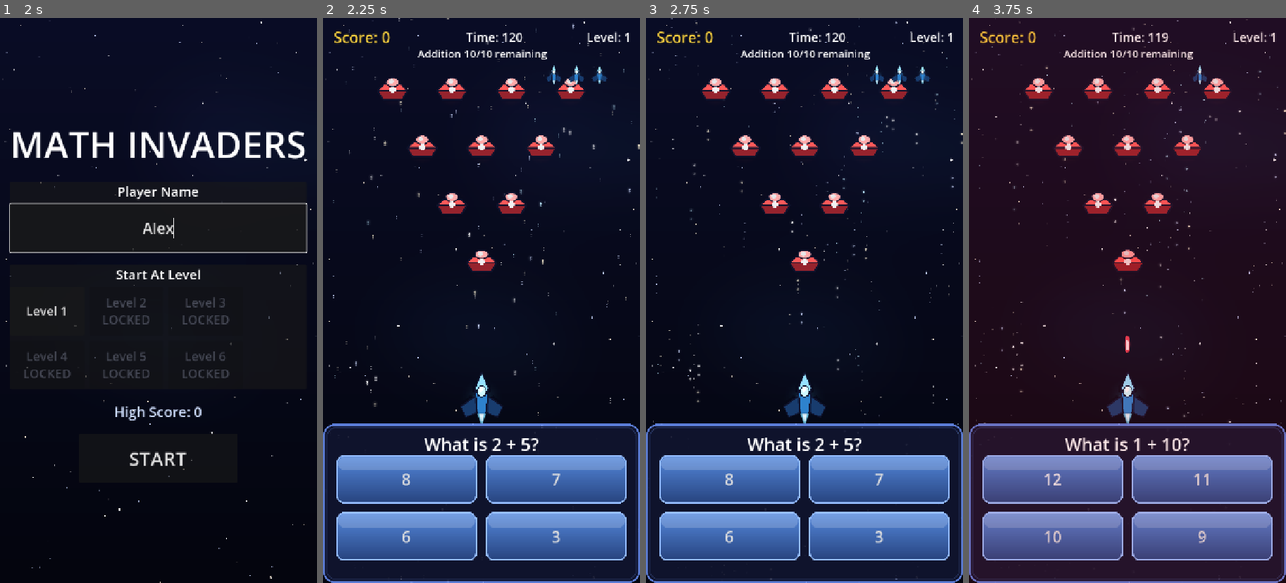
Above: before the commit, frames 1-4 (left to right).
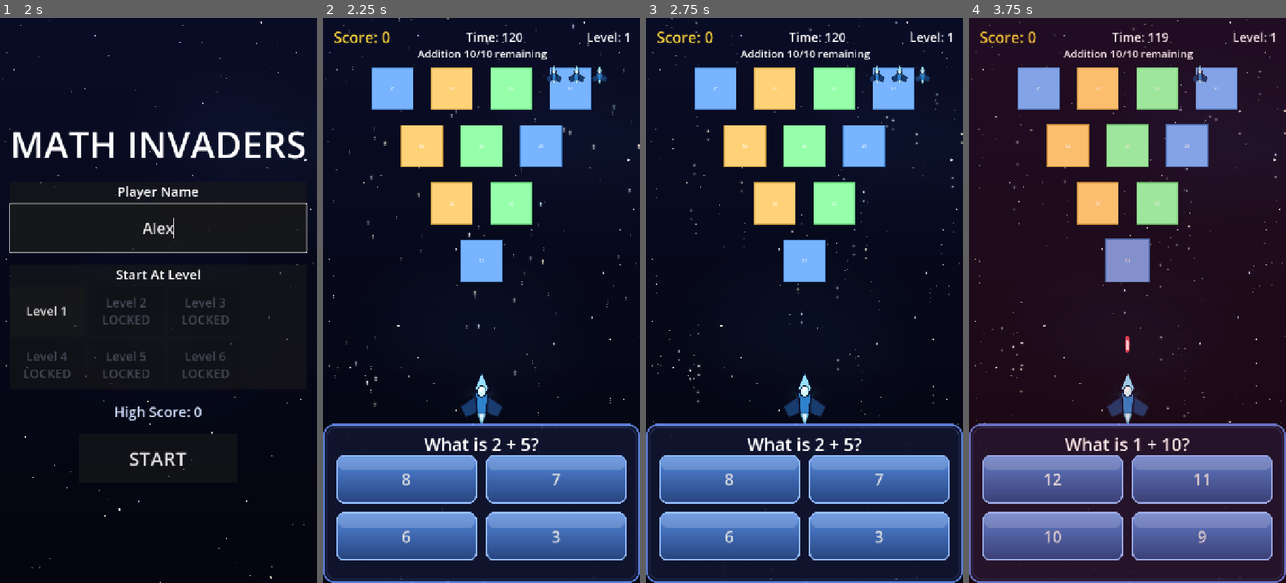
Above: after the commit, the same moments.

Repository: rajeshja/Math-Invaders-SDD
Game: Godot game, scene res://scenes/splash_screen.tscn
Same seed, same stepped clock (60 frames per second), same inputs: the game is played once before the commit and once after it. Sound files missing from this copy of the repository are replaced by a short silence.
Inputs (mouse positions are in pixels of both pictures, inside the frame that each line leads up to):
- Up to frame 1 (2 s): tap Enter at 0.5 s; move the mouse to (228, 272) at 0.52 s; hold Shift 0.53-1.25 s; click (228, 272) at 0.67 s; click (158, 227) at 1.27 s; type "Alex" at 1.35 s
- Up to frame 2 (2.25 s): click "Level 1" at 2 s
- Up to frame 3 (2.75 s): no input
- Up to frame 4 (3.75 s): click "8" at 2.75 s; click "18" at 3.5 s

Frame 1 is identical in both runs. In frame 2, 9.8% of the frame differs, in the area x 15-85%, y 8-47%; in frame 3, 9.8%; in frame 4, 10%.

Commit message:
Completed Phase 18.

Diff:
--- a/resources/levels/level_1.tres
+++ b/resources/levels/level_1.tres
@@ -13,3 +13,4 @@
 allow_unlike_denominators = false
 max_decimal_places = 0
 points_per_question = 1
+wave_enemy_textures = [["res://assets/images/enemies/ship1.png", "res://assets/images/enemies/ship2.png", "res://assets/images/enemies/ship3.png"]]
--- a/scripts/enemy.gd
+++ b/scripts/enemy.gd
@@ -61,11 +61,15 @@
 
 
 ## Sets category + linked question and swaps the sprite texture for the
-## category (Phase 2 FR2.7 / Phase 3 FR3.6).
-func setup(p_category: String, p_question: Dictionary) -> void:
+## category (Phase 2 FR2.7 / Phase 3 FR3.6). `texture_override`
+## (Phase 18 FR18.5) applies AFTER the category default so configured
+## per-wave images win; empty overrides change nothing.
+func setup(p_category: String, p_question: Dictionary, texture_override: String = "") -> void:
 	category = p_category
 	linked_question = p_question
 	_apply_category_texture()
+	if texture_override != "":
+		_apply_override_texture(texture_override)
 
 
 func _apply_category_texture() -> void:
@@ -73,6 +77,13 @@
 		return
 	var path: String = CATEGORY_TEXTURES.get(category, "")
 	if path == "":
+		return
+	if ResourceLoader.exists(path):
+		_sprite.texture = load(path)
+
+
+func _apply_override_texture(path: String) -> void:
+	if _sprite == null:
 		return
 	if ResourceLoader.exists(path):
 		_sprite.texture = load(path)
--- a/scripts/level_config.gd
+++ b/scripts/level_config.gd
@@ -63,6 +63,30 @@
 ## Values below 1 clamp to 1 at resolution time (FR17.2).
 @export var points_per_question: int = 1
 
+@export_group("Wave Visuals")
+## Per-wave enemy image overrides (Phase 18 FR18.1), index-aligned with
+## category_sequence: element i lists texture path Strings for the wave at
+## category_sequence[i]. Within a wave, spawn slot k uses element
+## k % set.size() (cycling). Empty outer array / empty elements mean "use
+## the category default sprite".
+@export var wave_enemy_textures: Array = []
+
+
+## Normalized per-index texture sets (FR18.1): one Array[String] per wave,
+## empty when unset; malformed elements (non-String entries, non-Array
+## elements) are tolerated by being dropped, so bad authored data can
+## never crash spawning.
+func resolved_wave_texture_sets() -> Array:
+	var sets: Array = []
+	for i in range(category_sequence.size()):
+		var normalized: Array[String] = []
+		if i < wave_enemy_textures.size() and wave_enemy_textures[i] is Array:
+			for entry in wave_enemy_textures[i]:
+				if entry is String and not (entry as String).is_empty():
+					normalized.append(entry)
+		sets.append(normalized)
+	return sets
+
 ## One-time warning guard so an invalid authored value logs exactly once
 ## instead of spamming every level start (FR17.2).
 static var _warned_invalid_points := false
--- a/scripts/level_manager.gd
+++ b/scripts/level_manager.gd
@@ -94,6 +94,8 @@
 	wave_manager.set_category_sequence(category_sequence)
 	if wave_manager.has_method("set_generation_options"):
 		wave_manager.set_generation_options(config.generation_options())
+	if wave_manager.has_method("set_wave_texture_sets"):
+		wave_manager.set_wave_texture_sets(config.resolved_wave_texture_sets())
 	GameManager.reset_lives()
 	GameManager.start_level_timer(maxf(1.0, config.time_limit_seconds))
 	_lives_lost_this_level = 0
--- a/scripts/wave_manager.gd
+++ b/scripts/wave_manager.gd
@@ -71,6 +71,9 @@
 ## LevelConfig's procedural-generation parameters for the active level
 ## (Phase 9 FR9.4); passed through to every generate_question() call.
 var generation_options: Dictionary = {}
+## Per-wave enemy texture overrides for the active level (Phase 18
+## FR18.1/FR18.4), index-aligned with category_sequence.
+var wave_texture_sets: Array = []
 
 var current_category: String = ""
 var enemies_remaining: int = 0
@@ -96,6 +99,9 @@
 	current_category = ""
 	enemies_remaining = 0
 	_sequence_index = -1
+	# Phase 18 FR18.4: a restarted session must not leak the previous
+	# level's art; start_level() re-forwards fresh sets anyway.
+	wave_texture_sets = []
 	_clear_container()
 
 
@@ -113,6 +119,13 @@
 ## Applies the active level's generation options (Phase 9 FR9.4).
 func set_generation_options(options: Dictionary) -> void:
 	generation_options = options.duplicate()
+
+
+## Stores the active level's per-wave enemy texture sets (Phase 18
+## FR18.4), index-aligned with category_sequence. Empty inner sets mean
+## "category default" for that wave.
+func set_wave_texture_sets(sets: Array) -> void:
+	wave_texture_sets = sets.duplicate(true)
 
 
 func start_wave(category: String, wave_difficulty: int = -1) -> void:
@@ -123,18 +136,50 @@
 	_pending_hit_enemies.clear()
 	enemies_per_wave = GameConfig.get_enemies_per_wave()
 
-	for i in range(enemies_per_wave):
+	var slot_overrides := _resolved_slot_paths(_texture_set_for_current_index())
+
+	for k in range(enemies_per_wave):
 		var enemy := enemy_scene.instantiate()
 		enemies_container.add_child(enemy)
-		enemy.position = _formation_position(i)
+		enemy.position = _formation_position(k)
 		var question: Dictionary = question_generator.generate_question(category, difficulty, generation_options)
 		if enemy.has_method("setup"):
-			enemy.setup(category, question)
+			enemy.setup(category, question,
+					slot_overrides[k] if k < slot_overrides.size() else "")
 
 	enemies_remaining = enemies_per_wave
 	wave_progress_updated.emit(current_category, enemies_remaining, enemies_per_wave)
 	_active_enemy = get_active_enemy()
 	_emit_active_question()
+
+
+## The texture set aligned to the SAME sequence index used for category
+## selection (Phase 18 FR18.4); empty when unset or out of range.
+func _texture_set_for_current_index() -> Array:
+	if _sequence_index < 0 or _sequence_index >= wave_texture_sets.size():
+		return []
+	var element: Variant = wave_texture_sets[_sequence_index]
+	return element if element is Array else []
+
+
+## Resolves one path per spawn slot via the FR18.2 modulo rule, with the
+## FR18.3 fallbacks: missing/empty entries fall back to the category
+## default (empty string), warning ONCE per unique bad path per wave.
+func _resolved_slot_paths(texture_set: Array) -> Array[String]:
+	var paths: Array[String] = []
+	if texture_set.is_empty():
+		return paths
+	var warned := {}
+	for k in range(GameConfig.get_enemies_per_wave()):
+		var raw: Variant = texture_set[k % texture_set.size()]
+		var path := str(raw)
+		if path != "" and not ResourceLoader.exists(path):
+			if not warned.has(path):
+				warned[path] = true
+				push_warning("WaveManager: wave texture '%s' is missing; using the category default for those slots." % path)
+			path = ""
+		paths.append(path)
+	return paths
 
 
 ## Starts the first wave of the configured category_sequence. Convenience
--- a/test/unit/test_level_config.gd
+++ b/test/unit/test_level_config.gd
@@ -160,6 +160,57 @@
 	assert_eq(level_five.resolved_points_per_question(), 3)
 
 
+## Phase 18 FR18.1: wave texture sets default empty and normalize into
+## per-index String arrays aligned with category_sequence.
+func test_wave_enemy_textures_default_empty_and_align() -> void:
+	var config := LevelConfig.new()
+	config.category_sequence = ["a", "b", "c"] as Array[String]
+
+	var sets: Array = config.resolved_wave_texture_sets()
+	assert_eq(sets.size(), 3, "one slot per sequence entry")
+	for set_array in sets:
+		assert_eq(set_array.size(), 0, "unset waves resolve to empty sets")
+
+
+func test_wave_enemy_textures_partial_configuration_pads_with_empty() -> void:
+	var config := LevelConfig.new()
+	config.category_sequence = ["a", "b", "c"] as Array[String]
+	config.wave_enemy_textures = [["res://x.png"]]
+
+	var sets: Array = config.resolved_wave_texture_sets()
+	assert_eq(sets[0].size(), 1)
+	assert_eq(str(sets[0][0]), "res://x.png")
+	assert_eq(sets[1].size(), 0, "unconfigured later waves stay default")
+	assert_eq(sets[2].size(), 0)
+
+
+func test_wave_enemy_textures_tolerates_malformed_elements() -> void:
+	var config := LevelConfig.new()
+	config.category_sequence = ["a", "b", "c"] as Array[String]
+	config.wave_enemy_textures = [
+		"not_an_array",                       # whole element malformed
+		["res://ok.png", 42, "", null],       # mixed junk entries
+		{"dict": true},
+	]
+
+	var sets: Array = config.resolved_wave_texture_sets()
+	assert_eq(sets[0].size(), 0, "non-array elements resolve empty")
+	assert_eq(sets[1].size(), 1, "only valid non-empty strings survive")
+	assert_eq(str(sets[1][0]), "res://ok.png")
+	assert_eq(sets[2].size(), 0)
+
+
+func test_level_one_ships_the_three_image_demo() -> void:
+	var level_one: LevelConfig = load(LEVEL_PATHS[0])
+	assert_eq(level_one.wave_enemy_textures.size(), 1,
+			"FR18.7: Wave 1 demonstrates the three-image set")
+	var wave_one_set: Array = level_one.wave_enemy_textures[0]
+	assert_eq(wave_one_set.size(), 3)
+	for path in wave_one_set:
+		assert_true(ResourceLoader.exists(str(path)),
+				"demo placeholder art exists (%s)" % str(path))
+
+
 ## FR9.3/NFR9.1: fraction and decimal rules must be Inspector-editable
 ## fields on the resource itself.
 func test_fraction_and_decimal_rule_exports_exist_on_the_resource() -> void:
--- a/test/unit/test_wave_manager.gd
+++ b/test/unit/test_wave_manager.gd
@@ -240,3 +240,108 @@
 
 	for id in second_wave_ids:
 		assert_false(first_wave_ids.has(id), "fresh spawn must not reuse stale instances from the previous wave")
+
+
+## -- Phase 18: per-wave enemy texture sets ------------------------------------
+
+const SHIP1 := "res://assets/images/enemies/ship1.png"
+const SHIP2 := "res://assets/images/enemies/ship2.png"
+const SHIP3 := "res://assets/images/enemies/ship3.png"
+const DEFAULT_ADDITION_TEX := "res://assets/images/enemies/enemy_ship_addition.png"
+
+
+func _spawned_texture_paths() -> Array:
+	var paths: Array = []
+	for enemy in enemies_container.get_children():
+		var texture: Texture2D = enemy._sprite.texture
+		paths.append(texture.resource_path)
+	return paths
+
+
+func _texture_sequence(sequence: Array, sets: Array) -> void:
+	var typed: Array[String] = []
+	for entry in sequence:
+		typed.append(entry)
+	wave_manager.set_category_sequence(typed)
+	wave_manager.set_wave_texture_sets(sets)
+	wave_manager.start_first_wave()
+
+
+func test_three_image_set_cycles_in_formation_order() -> void:
+	_texture_sequence(["integer_addition"], [[SHIP1, SHIP2, SHIP3]])
+
+	var expected := [
+		SHIP1, SHIP2, SHIP3, SHIP1, SHIP2, SHIP3, SHIP1, SHIP2, SHIP3, SHIP1,
+	]
+	assert_eq(_spawned_texture_paths(), expected,
+			"FR18.2: slot k uses set element k %% set size")
+
+
+func test_single_image_set_applies_to_all_ten() -> void:
+	_texture_sequence(["integer_addition"], [[SHIP2]])
+
+	var expected := []
+	for i in range(10):
+		expected.append(SHIP2)
+	assert_eq(_spawned_texture_paths(), expected, "FR18.6: one-image sets repeat")
+
+
+func test_empty_set_uses_category_default_for_all_ten() -> void:
+	_texture_sequence(["integer_addition"], [[]])
+
+	var expected := []
+	for i in range(10):
+		expected.append(DEFAULT_ADDITION_TEX)
+	assert_eq(_spawned_texture_paths(), expected,
+			"FR18.3: empty sets keep the category sprite")
+
+
+func test_no_sets_at_all_matches_phase_17_behavior() -> void:
+	wave_manager.start_wave("integer_addition")
+
+	var expected := []
+	for i in range(10):
+		expected.append(DEFAULT_ADDITION_TEX)
+	assert_eq(_spawned_texture_paths(), expected,
+			"NFR18.2: unset overrides are byte-identical to prior behavior")
+
+
+func test_missing_path_warns_once_and_falls_back_per_slot() -> void:
+	var bogus := "res://assets/images/enemies/no_such_ship.png"
+	_texture_sequence(["integer_addition"], [[SHIP1, bogus]])
+
+	var paths := _spawned_texture_paths()
+	# Slots cycle a 2-set: even slots SHIP1, odd slots fallback default.
+	for k in range(paths.size()):
+		if k % 2 == 0:
+			assert_eq(paths[k], SHIP1, "valid slots keep their image")
+		else:
+			assert_eq(paths[k], DEFAULT_ADDITION_TEX,
+					"bogus slot falls back to the category default")
+	assert_push_warning("no_such_ship", "one warning per missing path per wave")
+
+
+func test_advancing_waves_pick_the_next_index_set() -> void:
+	_texture_sequence(
+			["integer_addition", "integer_subtraction"],
+			[[SHIP1, SHIP2], [SHIP3]])
+
+	assert_eq(_spawned_texture_paths()[0], SHIP1,
+			"wave 1 uses the first set's cycle")
+	for i in range(10):
+		wave_manager.on_correct_answer()
+
+	assert_eq(wave_manager.current_category, "integer_subtraction")
+	var second_wave := _spawned_texture_paths()
+	for path in second_wave:
+		assert_eq(path, SHIP3, "wave 2 uses the second index's single-image set")
+
+
+func test_clear_all_resets_stored_sets() -> void:
+	_texture_sequence(["integer_addition"], [[SHIP1]])
+	wave_manager.clear_all()
+	wave_manager.start_wave("integer_subtraction")
+
+	for path in _spawned_texture_paths():
+		assert_eq(path, "res://assets/images/enemies/enemy_ship_subtraction.png",
+			"cleared sessions cannot leak the previous level's art")
Binary file added: assets/images/enemies/ship1.png
Not shown, added: assets/images/enemies/ship1.png.import
Binary file added: assets/images/enemies/ship2.png
Not shown, added: assets/images/enemies/ship2.png.import
Binary file added: assets/images/enemies/ship3.png
Not shown, added: assets/images/enemies/ship3.png.import
